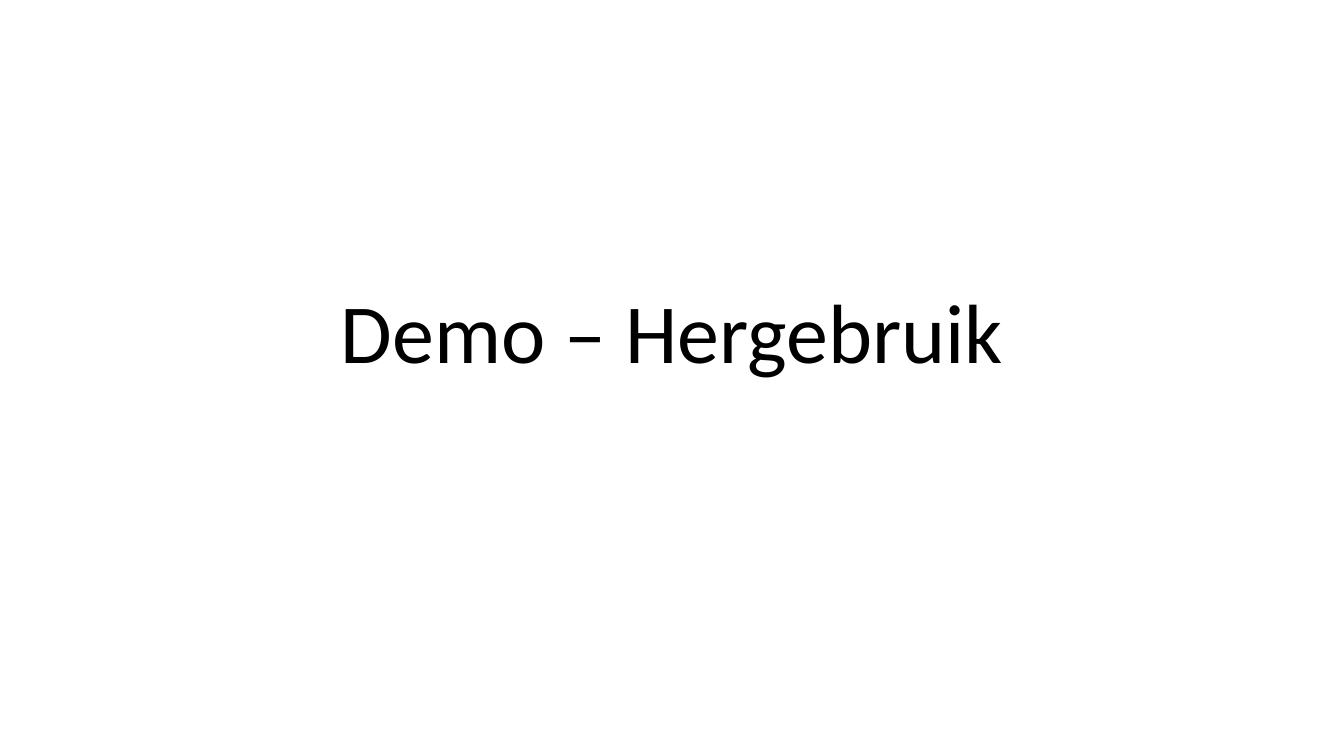
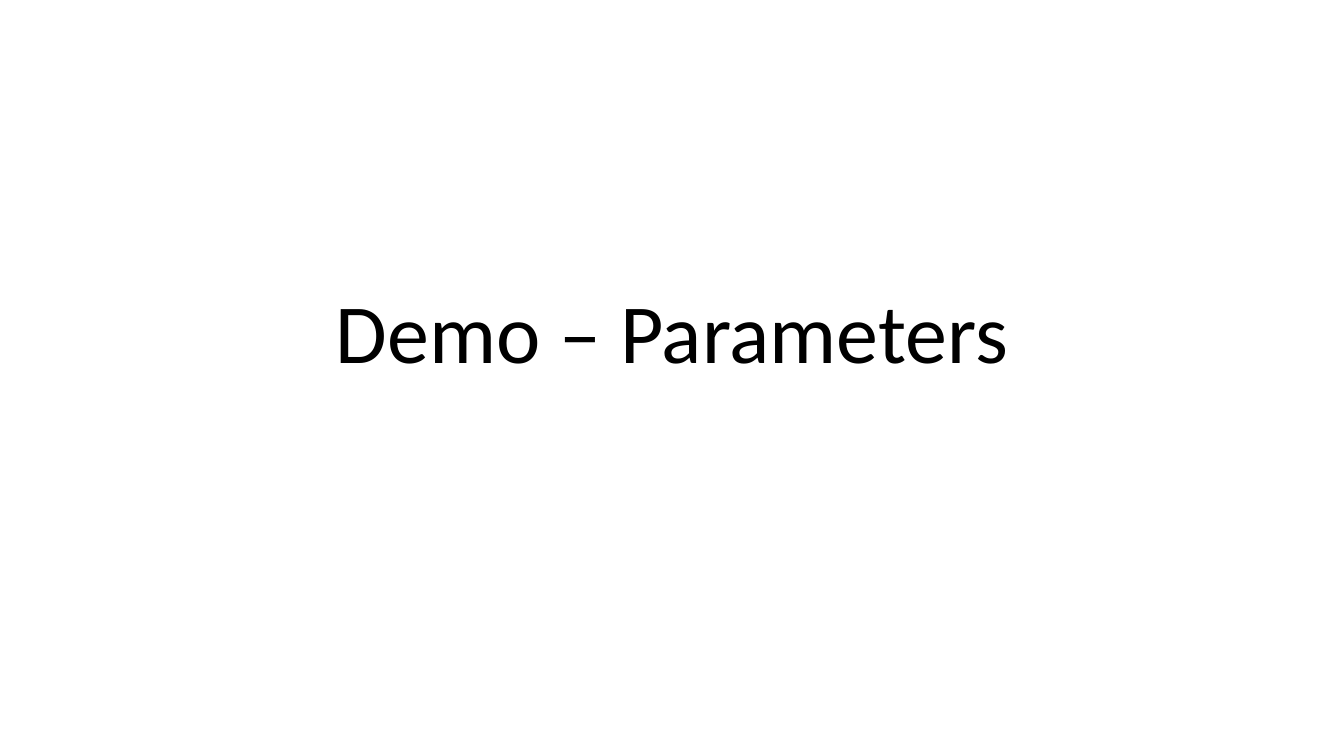
Before and after one commit to LFKoning/knowledge-sharing, a slide deck: slide 9 of unit_tests/kennissessie_unit_testing.pptx. Drawn at 1344x756 pixels with LibreOffice and Linux fonts; fonts in the diff are those of the drawing. Boxes give left, top, right and bottom in pixels: in the first picture for what was removed or moved away, otherwise in the second. Text is boxed around its words. In the diff, an @@ line names an element or a change of style, - is before the commit and + after.

```diff
--- a/unit_tests/kennissessie_unit_testing.pptx
+++ b/unit_tests/kennissessie_unit_testing.pptx
@@ title at box(336, 309, 1008, 364): text changed @@
-Demo – Hergebruik
+Demo – Parameters
```
Also in this commit, not shown: 6 other slides changed, 2 slides added, 17 other files.
